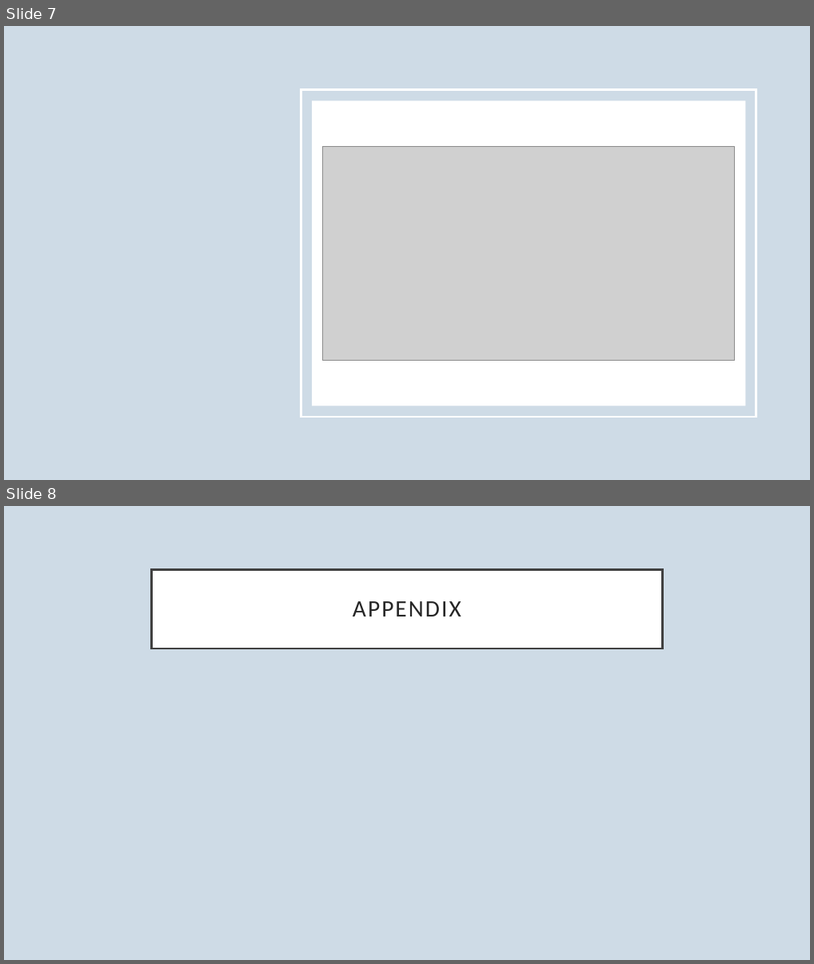
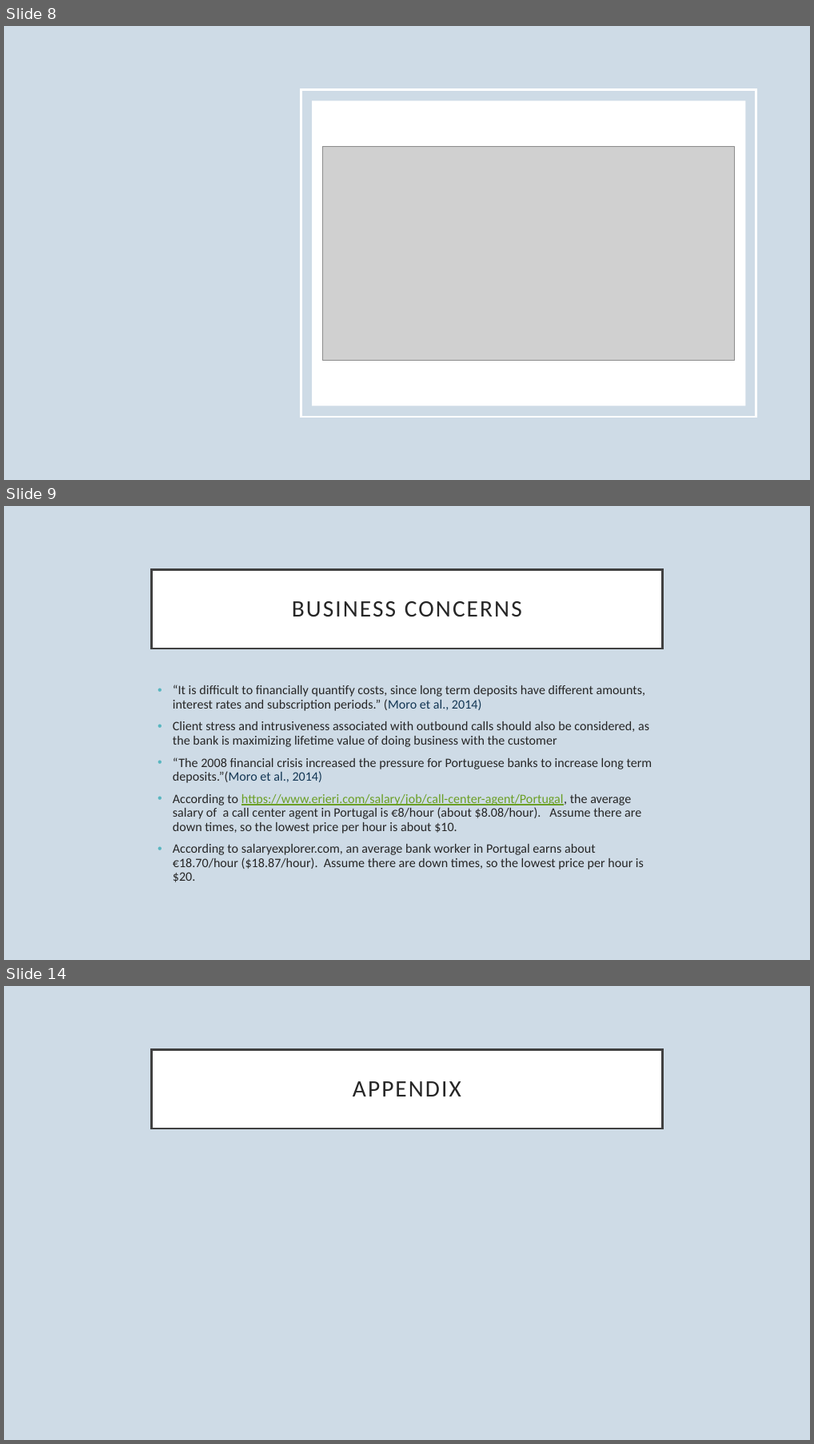
Before and after one commit to dapopov-st/bank-marketing-predicting-term-deposit-subscription, a slide deck: BankMarketing.pptx. Shown one above the other, each under a label of ours: slides 7 and 8 before the commit, slides 8, 9 and 14 after it; the slides between them are not shown. The pictures are 814x964 and 814x1444 pixels, drawn with LibreOffice and Linux fonts; fonts in the diff are those of the drawing; grey boxes stand for pictures. Boxes give left, top, right and bottom in pixels: in the first picture for what was removed or moved away, otherwise in the second. Text is boxed around its words. In the diff, an @@ line names an element or a change of style, - is before the commit and + after.

```diff
--- a/BankMarketing.pptx
+++ b/BankMarketing.pptx
@@ slide 9 added at [4, 506, 810, 960], background #CEDBE6 @@
@@ title added at [152, 569, 662, 648], fill #FFFFFF, outline #404040 2.5 pt, 28 pt, text #262626 @@
+BUSINESS CONCERNS
@@ text added at [173, 684, 653, 882], 15.3 pt, text #262626 @@
+• “It is difficult to financially quantify costs, since long term deposits have different amounts, interest rates and subscription periods.” (Moro et al., 2014)
+• Client stress and intrusiveness associated with outbound calls should also be considered, as the bank is maximizing lifetime value of doing business with the customer
+• “The 2008 financial crisis increased the pressure for Portuguese banks to increase long term deposits.”(Moro et al., 2014)
+• According to https://www.erieri.com/salary/job/call-center-agent/Portugal, the average salary of a call center agent in Portugal is €8/hour (about $8.08/hour). Assume there are down times, so the lowest price per hour is about $10.
+• According to salaryexplorer.com, an average bank worker in Portugal earns about €18.70/hour ($18.87/hour). Assume there are down times, so the lowest price per hour is $20.
@@ what was slide 7 is now slide 8 @@
@@ what was slide 8 is now slide 14 @@
```
Also in this commit, not shown: 5 slides changed, 16 other slides added, 1 slide removed, 1 other file.
